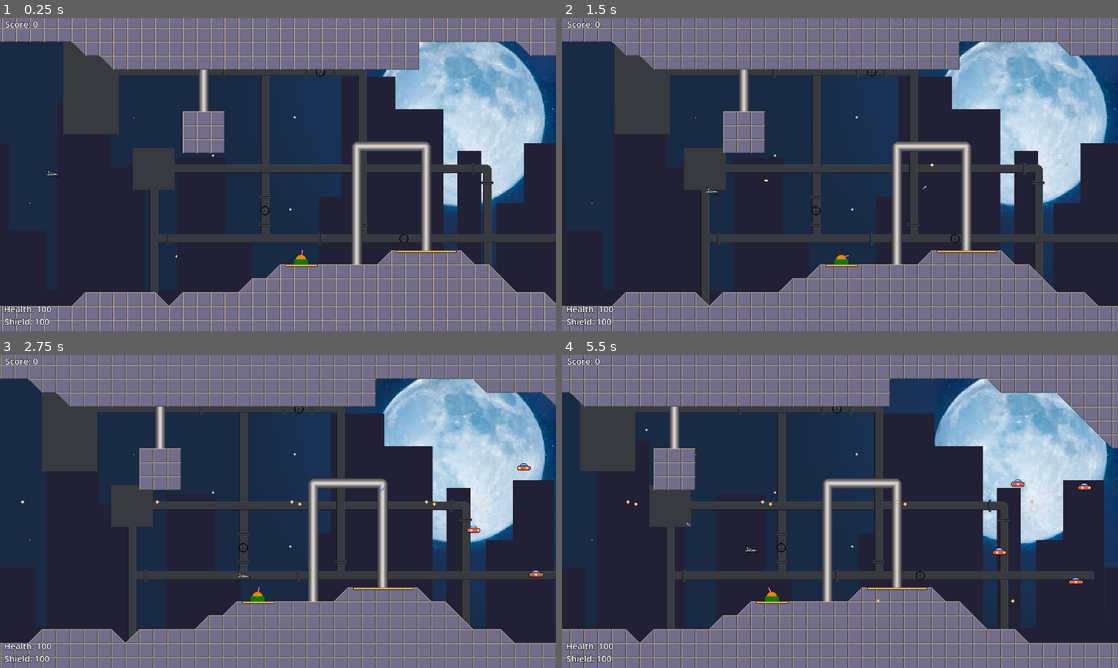
Above: before the commit, frames 1-4 (two rows, left to right).
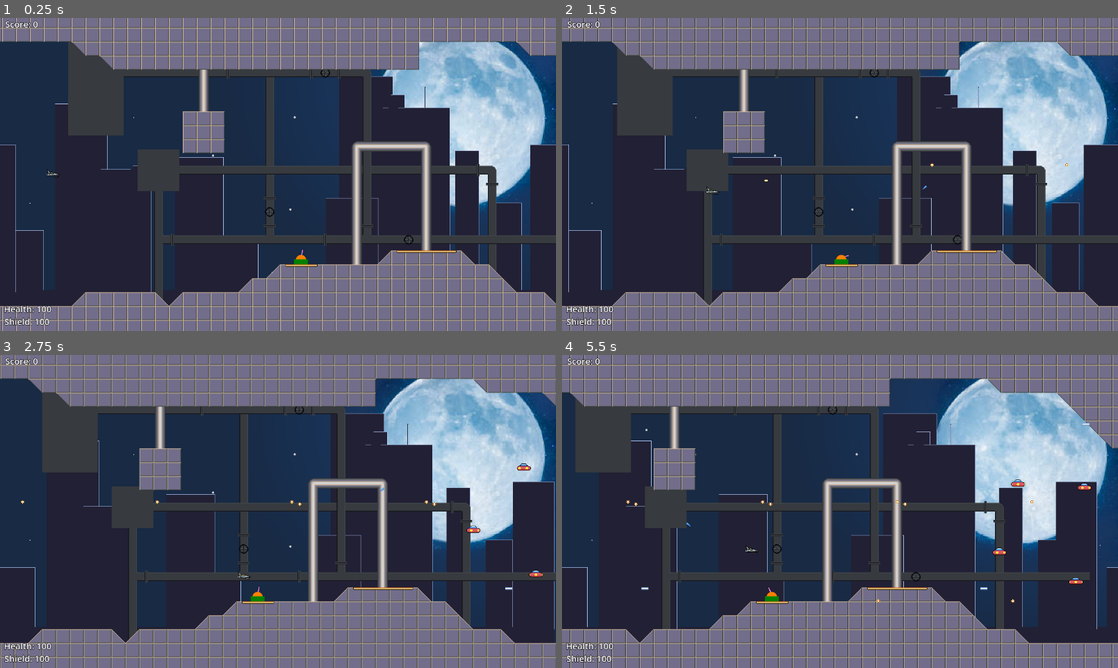
Above: after the commit, the same moments.

Repository: claesrosell/simple-shootemup
Game: Godot game, scene res://game.tscn
The game is run twice, just before and just after one commit, with the same random seed, the same clock (stepped at 60 frames per second) and the same inputs.
Inputs:
- Up to frame 1 (0.25 s): no input
- Up to frame 2 (1.5 s): hold D (player1_right) 0.53-1.28 s; tap Space (player1_fire) at 0.6, 1.35 s; hold S (player1_down) from 1.28 s (still down)
- Up to frame 3 (2.75 s): release S (player1_down) at 2.03 s; hold D (player1_right) from 2.03 s (still down); tap Space (player1_fire) at 2.1 s
- Up to frame 4 (5.5 s): release D (player1_right) at 2.78 s; hold W (player1_up) 2.78-3.53 s; tap Space (player1_fire) every 0.75 s from 2.85 to 5.1 s; hold A (player1_left) 3.53-5.03 s; hold S (player1_down) from 5.03 s (still down)

The runs differ from the first frame. In frame 1, 5.9% of the frame differs, in the area x 0-100%, y 7-90%; in frame 2, 3.9%; in frame 3, 2.0%; in frame 4, 6.3%, in the area x 0-100%, y 14-88%.

Commit message:
New background gfx and a new sphere enemy

Diff:
--- a/level.tscn
+++ b/level.tscn
@@ -1,11 +1,13 @@
-[gd_scene load_steps=8 format=4 uid="uid://c0uweha1nh5uy"]
+[gd_scene load_steps=11 format=4 uid="uid://c0uweha1nh5uy"]
 
 [ext_resource type="TileSet" uid="uid://07myl2iyj8b5" path="res://level.tres" id="1_0b4ue"]
 [ext_resource type="Texture2D" uid="uid://4ni4iru66xn7" path="res://art/city-backround.png" id="1_1ainy"]
+[ext_resource type="Texture2D" uid="uid://xe126n7kwwuo" path="res://art/city-backround2.png" id="1_km5ld"]
 [ext_resource type="PackedScene" uid="uid://dvrvgx84yk3wy" path="res://turret.tscn" id="2_vonw3"]
 [ext_resource type="Script" uid="uid://dc7venpokepot" path="res://enemy_path_spawner.gd" id="3_0b4ue"]
 [ext_resource type="PackedScene" uid="uid://dhwbe0w7hqs7i" path="res://enemy.tscn" id="4_f2txt"]
 [ext_resource type="Texture2D" uid="uid://dfl420qpmoa51" path="res://art/background.png" id="5_f2txt"]
+[ext_resource type="PackedScene" uid="uid://bfg7ifu7yxslh" path="res://sphere-enemy.tscn" id="6_n6hdu"]
 
 [sub_resource type="Curve2D" id="Curve2D_0b4ue"]
 _data = {
@@ -13,10 +15,24 @@
 }
 point_count = 8
 
+[sub_resource type="Curve2D" id="Curve2D_km5ld"]
+_data = {
+"points": PackedVector2Array(93.63634, -22.377626, -93.63634, 22.377626, 1981, 172, 5.3146834, -58.461517, -5.3146834, 58.461517, 1894, 294, -51.375275, -33.65966, 51.375275, 33.65966, 1936, 411, -58.368275, -36.480175, 58.368275, 36.480175, 2082, 480, -50.629345, 27.972013, 50.629345, -27.972013, 2263, 496, -54.918396, 95.6643, 54.918396, -95.6643, 2547, 303, -4.1373367, 106.94755, 4.1373367, -106.94755, 2843, 174, 140.6946, 36.867855, -140.6946, -36.867855, 2483, 159, 67.17705, -4.1985655, -67.17705, 4.1985655, 2152, 120, 51.3158, -11.662683, -51.3158, 11.662683, 1981, 172)
+}
+point_count = 10
+
 [node name="Level" type="Node2D"]
 
+[node name="Parallax2D3" type="Parallax2D" parent="."]
+scroll_scale = Vector2(0.2, 0.2)
+repeat_size = Vector2(1280, 0)
+
+[node name="Sprite2D" type="Sprite2D" parent="Parallax2D3"]
+position = Vector2(636, 399)
+texture = ExtResource("1_km5ld")
+
 [node name="Parallax2D2" type="Parallax2D" parent="."]
-scroll_scale = Vector2(0.25, 0.25)
+scroll_scale = Vector2(0.4, 0.4)
 repeat_size = Vector2(1280, 0)
 
 [node name="Sprite2D" type="Sprite2D" parent="Parallax2D2"]
@@ -24,7 +40,7 @@
 texture = ExtResource("1_1ainy")
 
 [node name="Parallax2D" type="Parallax2D" parent="."]
-scroll_scale = Vector2(0.5, 0.5)
+scroll_scale = Vector2(0.6, 0.6)
 
 [node name="TileMapLayer" type="TileMapLayer" parent="Parallax2D"]
 tile_map_data = PackedByteArray("AAAIAAkAAAAAAAEAAAAJAAkAAAAAAAEAAAAKAAkAAAAAAAEAAAAJAAoAAAAAAAEAAAAJAAsAAAAAAAEAAAAIAA …(2560 unchanged characters)…
@@ -52,6 +68,19 @@
 position = Vector2(270, 116)
 curve = SubResource("Curve2D_0b4ue")
 
+[node name="EnemyPathSpawner2" type="Node" parent="Enemies"]
+script = ExtResource("3_0b4ue")
+count = 5
+interval = 1.3
+enemy = ExtResource("6_n6hdu")
+enabled = true
+speed = 0.2
+metadata/_custom_type_script = "uid://dc7venpokepot"
+
+[node name="Path2D" type="Path2D" parent="Enemies/EnemyPathSpawner2"]
+position = Vector2(-76, 3)
+curve = SubResource("Curve2D_km5ld")
+
 [node name="CanvasLayer" type="CanvasLayer" parent="."]
 layer = -3
 
--- /dev/null
+++ b/sphere-enemy.tscn
@@ -0,0 +1,328 @@
+[gd_scene load_steps=13 format=3 uid="uid://bfg7ifu7yxslh"]
+
+[ext_resource type="Script" uid="uid://opt0w2f40mlg" path="res://sphere_enemy.gd" id="1_ianaj"]
+[ext_resource type="Shader" uid="uid://c3rw2ls2qbkrx" path="res://damage_flash.gdshader" id="2_erbgv"]
+[ext_resource type="Texture2D" uid="uid://df5mc3yb3gxdu" path="res://art/sphere-sheet.png" id="3_ianaj"]
+[ext_resource type="Texture2D" uid="uid://cn5c0kdfptd0a" path="res://art/fragment.png" id="4_cvltj"]
+
+[sub_resource type="ShaderMaterial" id="ShaderMaterial_epg4t"]
+shader = ExtResource("2_erbgv")
+shader_parameter/flash_color = Color(1, 1, 1, 1)
+shader_parameter/flash_value = 0.0
+
+[sub_resource type="Animation" id="Animation_qi2p4"]
+length = 0.001
+step = 0.1
+tracks/0/type = "value"
+tracks/0/imported = false
+tracks/0/enabled = true
+tracks/0/path = NodePath("GPUParticles2D:position")
+tracks/0/interp = 1
+tracks/0/loop_wrap = true
+tracks/0/keys = {
+"times": PackedFloat32Array(0),
+"transitions": PackedFloat32Array(1),
+"update": 0,
+"values": [Vector2(0, 0)]
+}
+tracks/1/type = "value"
+tracks/1/imported = false
+tracks/1/enabled = true
+tracks/1/path = NodePath("GPUParticles2D:rotation")
+tracks/1/interp = 1
+tracks/1/loop_wrap = true
+tracks/1/keys = {
+"times": PackedFloat32Array(0),
+"transitions": PackedFloat32Array(1),
+"update": 0,
+"values": [0.0]
+}
+tracks/2/type = "value"
+tracks/2/imported = false
+tracks/2/enabled = true
+tracks/2/path = NodePath("Sprite2D:visible")
+tracks/2/interp = 1
+tracks/2/loop_wrap = true
+tracks/2/keys = {
+"times": PackedFloat32Array(0),
+"transitions": PackedFloat32Array(1),
+"update": 1,
+"values": [false]
+}
+tracks/3/type = "value"
+tracks/3/imported = false
+tracks/3/enabled = true
+tracks/3/path = NodePath("GPUParticles2D:visible")
+tracks/3/interp = 1
+tracks/3/loop_wrap = true
+tracks/3/keys = {
+"times": PackedFloat32Array(0),
+"transitions": PackedFloat32Array(1),
+"update": 1,
+"values": [false]
+}
+tracks/4/type = "value"
+tracks/4/imported = false
+tracks/4/enabled = true
+tracks/4/path = NodePath("GPUParticles2D:emitting")
+tracks/4/interp = 1
+tracks/4/loop_wrap = true
+tracks/4/keys = {
+"times": PackedFloat32Array(0),
+"transitions": PackedFloat32Array(1),
+"update": 1,
+"values": [false]
+}
+tracks/5/type = "value"
+tracks/5/imported = false
+tracks/5/enabled = true
+tracks/5/path = NodePath("Sprite2D:frame")
+tracks/5/interp = 1
+tracks/5/loop_wrap = true
+tracks/5/keys = {
+"times": PackedFloat32Array(0),
+"transitions": PackedFloat32Array(1),
+"update": 1,
+"values": [0]
+}
+tracks/6/type = "value"
+tracks/6/imported = false
+tracks/6/enabled = true
+tracks/6/path = NodePath("Sprite2D:material:shader_parameter/flash_value")
+tracks/6/interp = 1
+tracks/6/loop_wrap = true
+tracks/6/keys = {
+"times": PackedFloat32Array(0),
+"transitions": PackedFloat32Array(1),
+"update": 0,
+"values": [0.0]
+}
+
+[sub_resource type="Animation" id="Animation_iifgy"]
+resource_name = "death"
+length = 0.6
+tracks/0/type = "value"
+tracks/0/imported = false
+tracks/0/enabled = true
+tracks/0/path = NodePath("Sprite2D:visible")
+tracks/0/interp = 1
+tracks/0/loop_wrap = true
+tracks/0/keys = {
+"times": PackedFloat32Array(0),
+"transitions": PackedFloat32Array(1),
+"update": 1,
+"values": [false]
+}
+tracks/1/type = "value"
+tracks/1/imported = false
+tracks/1/enabled = true
+tracks/1/path = NodePath("GPUParticles2D:visible")
+tracks/1/interp = 1
+tracks/1/loop_wrap = true
+tracks/1/keys = {
+"times": PackedFloat32Array(0),
+"transitions": PackedFloat32Array(1),
+"update": 1,
+"values": [true]
+}
+tracks/2/type = "value"
+tracks/2/imported = false
+tracks/2/enabled = true
+tracks/2/path = NodePath("GPUParticles2D:emitting")
+tracks/2/interp = 1
+tracks/2/loop_wrap = true
+tracks/2/keys = {
+"times": PackedFloat32Array(0, 0.6),
+"transitions": PackedFloat32Array(1, 1),
+"update": 1,
+"values": [true, false]
+}
+tracks/3/type = "method"
+tracks/3/imported = false
+tracks/3/enabled = true
+tracks/3/path = NodePath(".")
+tracks/3/interp = 1
+tracks/3/loop_wrap = true
+tracks/3/keys = {
+"times": PackedFloat32Array(0.55),
+"transitions": PackedFloat32Array(1),
+"values": [{
+"args": [],
+"method": &"queue_free"
+}]
+}
+
+[sub_resource type="Animation" id="Animation_epg4t"]
+resource_name = "hit"
+length = 0.1
+step = 0.1
+tracks/0/type = "value"
+tracks/0/imported = false
+tracks/0/enabled = true
+tracks/0/path = NodePath("Sprite2D:material:shader_parameter/flash_value")
+tracks/0/interp = 1
+tracks/0/loop_wrap = true
+tracks/0/keys = {
+"times": PackedFloat32Array(0, 0.1),
+"transitions": PackedFloat32Array(1, 1),
+"update": 0,
+"values": [0.0, 1.0]
+}
+
+[sub_resource type="Animation" id="Animation_4gyqm"]
+resource_name = "moving"
+length = 2.0
+loop_mode = 1
+step = 0.1
+tracks/0/type = "value"
+tracks/0/imported = false
+tracks/0/enabled = true
+tracks/0/path = NodePath("GPUParticles2D:position")
+tracks/0/interp = 1
+tracks/0/loop_wrap = true
+tracks/0/keys = {
+"times": PackedFloat32Array(0.5938518),
+"transitions": PackedFloat32Array(1),
+"update": 0,
+"values": [Vector2(0, 0)]
+}
+tracks/1/type = "value"
+tracks/1/imported = false
+tracks/1/enabled = true
+tracks/1/path = NodePath("GPUParticles2D:rotation")
+tracks/1/interp = 1
+tracks/1/loop_wrap = true
+tracks/1/keys = {
+"times": PackedFloat32Array(0.5938518),
+"transitions": PackedFloat32Array(1),
+"update": 0,
+"values": [0.0]
+}
+tracks/2/type = "value"
+tracks/2/imported = false
+tracks/2/enabled = true
+tracks/2/path = NodePath("Sprite2D:visible")
+tracks/2/interp = 1
+tracks/2/loop_wrap = true
+tracks/2/keys = {
+"times": PackedFloat32Array(0),
+"transitions": PackedFloat32Array(1),
+"update": 1,
+"values": [true]
+}
+tracks/3/type = "value"
+tracks/3/imported = false
+tracks/3/enabled = true
+tracks/3/path = NodePath("GPUParticles2D:visible")
+tracks/3/interp = 1
+tracks/3/loop_wrap = true
+tracks/3/keys = {
+"times": PackedFloat32Array(0),
+"transitions": PackedFloat32Array(1),
+"update": 1,
+"values": [false]
+}
+tracks/4/type = "value"
+tracks/4/imported = false
+tracks/4/enabled = true
+tracks/4/path = NodePath("GPUParticles2D:emitting")
+tracks/4/interp = 1
+tracks/4/loop_wrap = true
+tracks/4/keys = {
+"times": PackedFloat32Array(0),
+"transitions": PackedFloat32Array(1),
+"update": 1,
+"values": [false]
+}
+tracks/5/type = "value"
+tracks/5/imported = false
+tracks/5/enabled = true
+tracks/5/path = NodePath("Sprite2D:frame")
+tracks/5/interp = 1
+tracks/5/loop_wrap = true
+tracks/5/keys = {
+"times": PackedFloat32Array(0, 0.2, 0.4, 0.6, 0.8, 1, 1.2, 1.25),
+"transitions": PackedFloat32Array(1, 1, 1, 1, 1, 1, 1, 1),
+"update": 1,
+"values": [0, 1, 2, 3, 4, 5, 6, 0]
+}
+tracks/6/type = "method"
+tracks/6/imported = false
+tracks/6/enabled = true
+tracks/6/path = NodePath(".")
+tracks/6/interp = 1
+tracks/6/loop_wrap = true
+tracks/6/keys = {
+"times": PackedFloat32Array(1.2),
+"transitions": PackedFloat32Array(1),
+"values": [{
+"args": [],
+"method": &"fire"
+}]
+}
+
+[sub_resource type="AnimationLibrary" id="AnimationLibrary_iifgy"]
+_data = {
+&"RESET": SubResource("Animation_qi2p4"),
+&"death": SubResource("Animation_iifgy"),
+&"hit": SubResource("Animation_epg4t"),
+&"moving": SubResource("Animation_4gyqm")
+}
+
+[sub_resource type="RectangleShape2D" id="RectangleShape2D_4gyqm"]
+size = Vector2(32, 39)
+
+[sub_resource type="ParticleProcessMaterial" id="ParticleProcessMaterial_qi2p4"]
+particle_flag_disable_z = true
+emission_shape = 1
+emission_sphere_radius = 12.06
+angle_min = -482.8
+angle_max = 482.80002
+initial_velocity_min = 20.0
+initial_velocity_max = 25.0
+angular_velocity_min = -1.6093254e-05
+angular_velocity_max = 127.05998
+orbit_velocity_min = 9.49949e-08
+orbit_velocity_max = 9.49949e-08
+radial_velocity_min = -94.12002
+radial_velocity_max = 152.93997
+gravity = Vector3(0, 0, 0)
+scale_min = 0.19999999
+
+[node name="SphereEnemy" type="Node2D"]
+script = ExtResource("1_ianaj")
+
+[node name="Sprite2D" type="Sprite2D" parent="."]
+visible = false
+material = SubResource("ShaderMaterial_epg4t")
+texture = ExtResource("3_ianaj")
+hframes = 7
+
+[node name="AnimationPlayer" type="AnimationPlayer" parent="."]
+libraries = {
+&"": SubResource("AnimationLibrary_iifgy")
+}
+
+[node name="VisibleOnScreenNotifier2D" type="VisibleOnScreenNotifier2D" parent="."]
+rect = Rect2(-16, -10, 32, 20)
+
+[node name="Area2D" type="Area2D" parent="."]
+collision_layer = 4
+collision_mask = 8
+
+[node name="CollisionShape2D" type="CollisionShape2D" parent="Area2D"]
+position = Vector2(0, 0.5)
+shape = SubResource("RectangleShape2D_4gyqm")
+
+[node name="GPUParticles2D" type="GPUParticles2D" parent="."]
+visible = false
+emitting = false
+amount = 20
+texture = ExtResource("4_cvltj")
+lifetime = 0.6
+explosiveness = 1.0
+fixed_fps = 60
+process_material = SubResource("ParticleProcessMaterial_qi2p4")
+
+[connection signal="area_entered" from="Area2D" to="." method="_on_area_2d_area_entered"]
+[connection signal="body_shape_entered" from="Area2D" to="." method="_on_area_2d_body_shape_entered"]
--- /dev/null
+++ b/sphere_bullet.tscn
@@ -0,0 +1,17 @@
+[gd_scene load_steps=4 format=3 uid="uid://duhw5t0vxi4sr"]
+
+[ext_resource type="Script" uid="uid://1td6um3yas1l" path="res://enemy_bullet.gd" id="1_7lmgh"]
+[ext_resource type="Texture2D" uid="uid://dg5o4fx4e4d76" path="res://art/sphere_bullet.png" id="2_7lmgh"]
+
+[sub_resource type="RectangleShape2D" id="RectangleShape2D_od1j0"]
+size = Vector2(16, 6)
+
+[node name="SphereBullet" type="Area2D"]
+collision_layer = 16
+script = ExtResource("1_7lmgh")
+
+[node name="CollisionShape2D" type="CollisionShape2D" parent="."]
+shape = SubResource("RectangleShape2D_od1j0")
+
+[node name="Sprite2D" type="Sprite2D" parent="."]
+texture = ExtResource("2_7lmgh")
--- /dev/null
+++ b/sphere_enemy.gd
@@ -0,0 +1,41 @@
+extends Node2D
+@onready var animation_player: AnimationPlayer = $AnimationPlayer
+
+var bullet_scene = preload("res://sphere_bullet.tscn")
+var bullets_node : Node2D
+var game_node : Node2D
+var enabled := true
+
+var fire_rate : float = 2
+var fire_time : float = 0
+
+func _ready() -> void:
+	animation_player.play("moving")
+	game_node = get_tree().root.get_node("Game")
+	bullets_node = get_tree().root.get_node("Game/Bullets")
+
+func _physics_process(delta: float) -> void:
+	if enabled && !(get_parent() is PathFollow2D):
+		position += Vector2(-100,0) * delta
+
+func _process(delta: float) -> void:
+	pass
+
+func fire() -> void:
+	if bullets_node:
+		var bullet1 = bullet_scene.instantiate()
+		bullet1.global_position = global_position + Vector2(-10,0)
+		bullet1.vector = Vector2(-20,0) * 30
+		bullets_node.add_child(bullet1)
+
+		var bullet2 = bullet_scene.instantiate()
+		bullet2.global_position = global_position + Vector2(10,0)
+		bullet2.vector = Vector2(20,0) * 30
+		bullets_node.add_child(bullet2)
+
+func _on_area_2d_body_shape_entered(body_rid: RID, body: Node2D, body_shape_index: int, local_shape_index: int) -> void:
+	pass
+
+func _on_area_2d_area_entered(area: Area2D) -> void:
+	self.game_node.modify_score(10)
+	animation_player.play("death")
Binary file changed: art/city-backround.aseprite
Binary file changed: art/city-backround.png
Binary file added: art/city-backround2.aseprite
Binary file added: art/city-backround2.png
Not shown, added: art/city-backround2.png.import
Binary file added: art/mothership.aseprite
Binary file changed: art/small-tileset-32x32.aseprite
Binary file added: art/sphere-sheet.png
Not shown, added: art/sphere-sheet.png.import
Binary file added: art/sphere.aseprite
Binary file added: art/sphere_bullet.aseprite
Binary file added: art/sphere_bullet.png
(and 2 more such lines)
